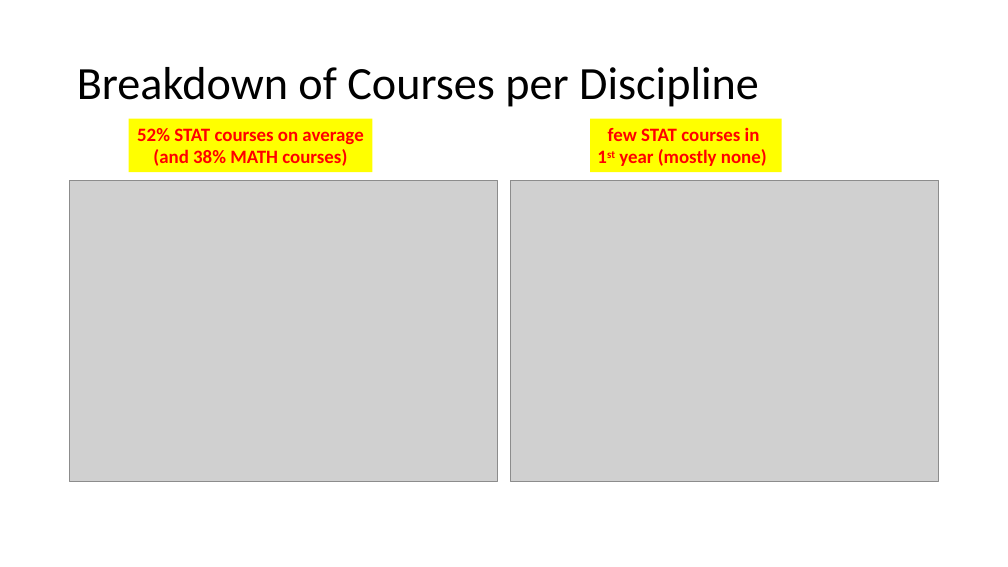
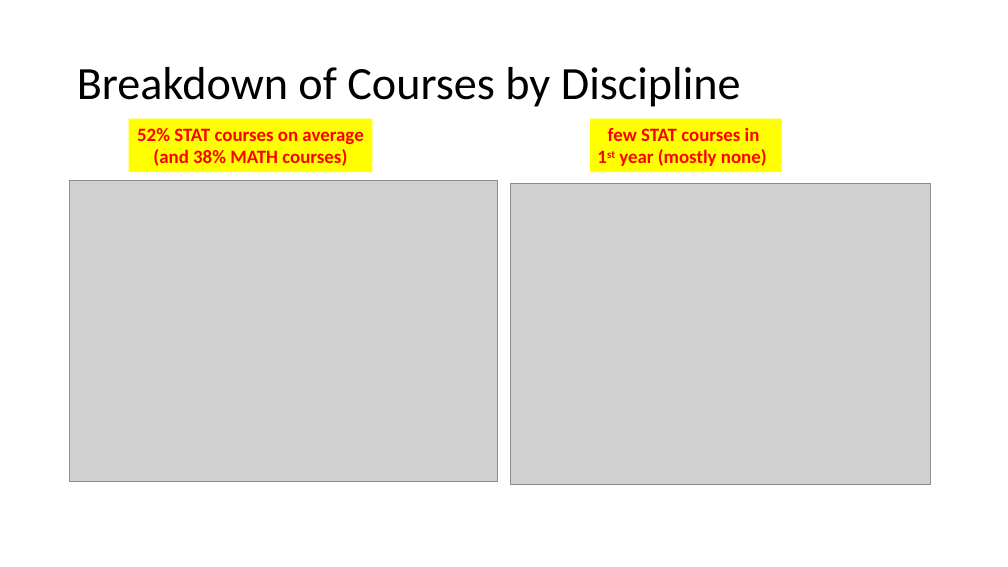
Before and after one commit to damouras/SoSC, a slide deck: slide 10 of Status fo Statistics Curricula.pptx. Drawn at 1008x567 pixels with LibreOffice and Linux fonts; fonts in the diff are those of the drawing; grey boxes stand for pictures. Boxes give left, top, right and bottom in pixels: in the first picture for what was removed or moved away, otherwise in the second. Text is boxed around its words. In the diff, an @@ line names an element or a change of style, - is before the commit and + after.

```diff
--- a/Status fo Statistics Curricula.pptx
+++ b/Status fo Statistics Curricula.pptx
@@ title at [77, 67, 741, 107]: text changed @@
-Breakdown of Courses per Discipline
+Breakdown of Courses by Discipline
@@ picture: place and size @@
-picture at [510, 180, 939, 481]
+picture at [510, 183, 930, 485]
```
Also in this commit, not shown: 8 other slides changed, 4 other files.
